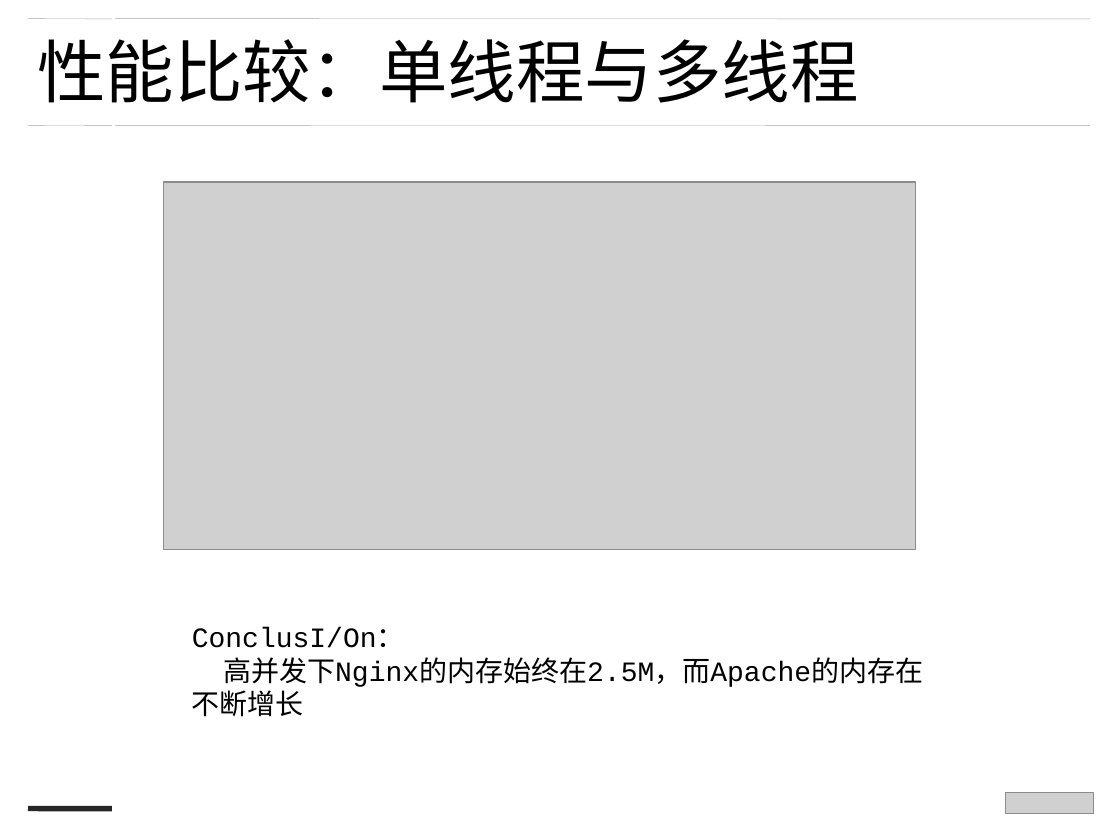
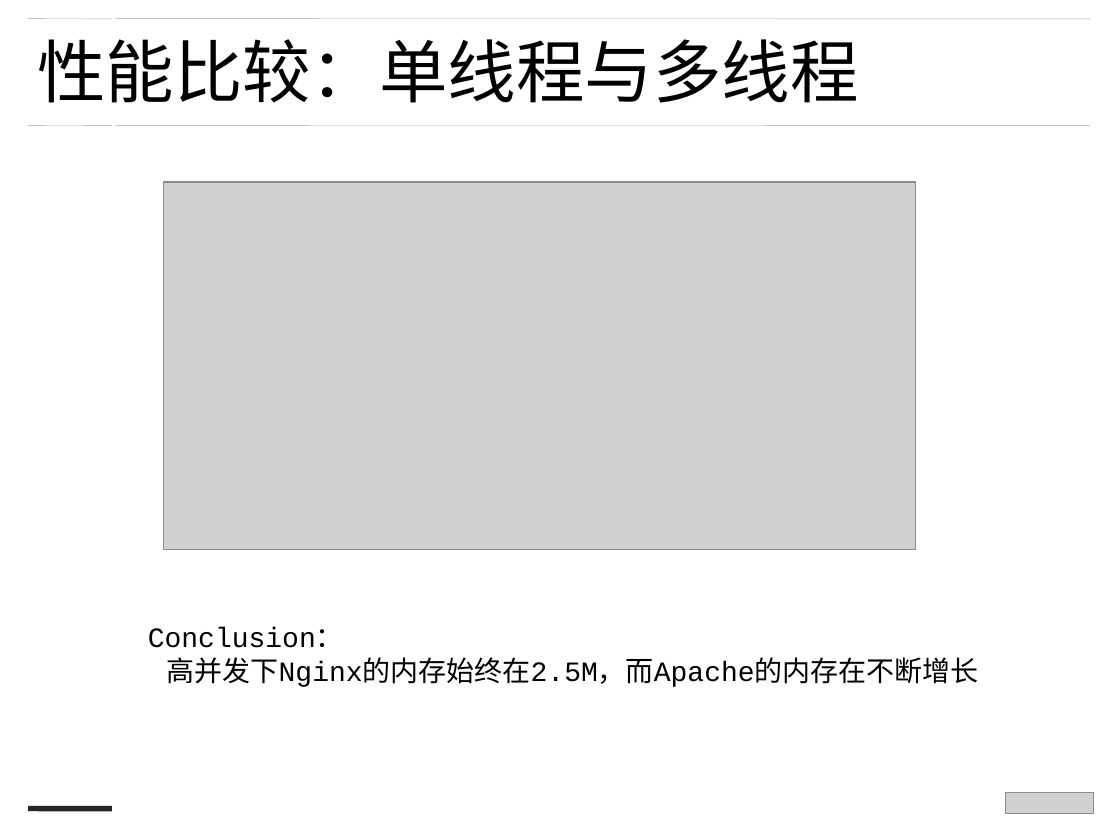
Before and after one commit to zjdgx/Study, a slide deck: slide 6 of PPT/nodejs --蒋刚.ppt. Drawn at 1120x840 pixels with LibreOffice and Linux fonts; fonts in the diff are those of the drawing; grey boxes stand for pictures. Boxes give left, top, right and bottom in pixels: in the first picture for what was removed or moved away, otherwise in the second. Text is boxed around its words. In the diff, an @@ line names an element or a change of style, - is before the commit and + after.

```diff
--- a/PPT/nodejs --蒋刚.ppt
+++ b/PPT/nodejs --蒋刚.ppt
@@ text "Conclusion：": place and size @@
-text "Conclusion：" at (192, 627, 923, 687)
+text "Conclusion：" at (148, 627, 979, 687)
@@ text at (148, 627, 344, 648): text changed @@
-ConclusI/On：
+Conclusion：
```
Also in this commit, not shown: 10 other slides changed, 1 slide added, 9 other files.
